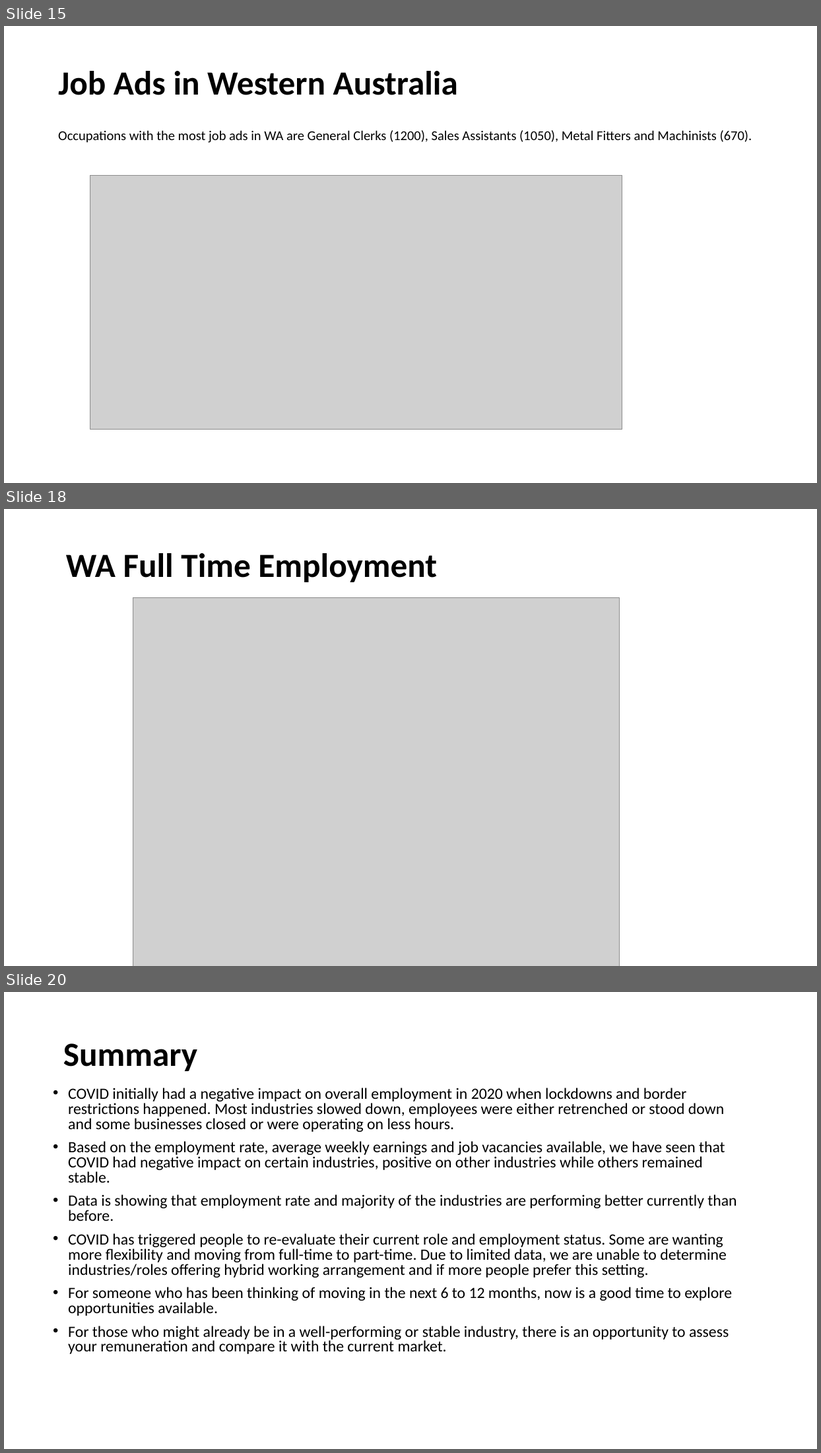
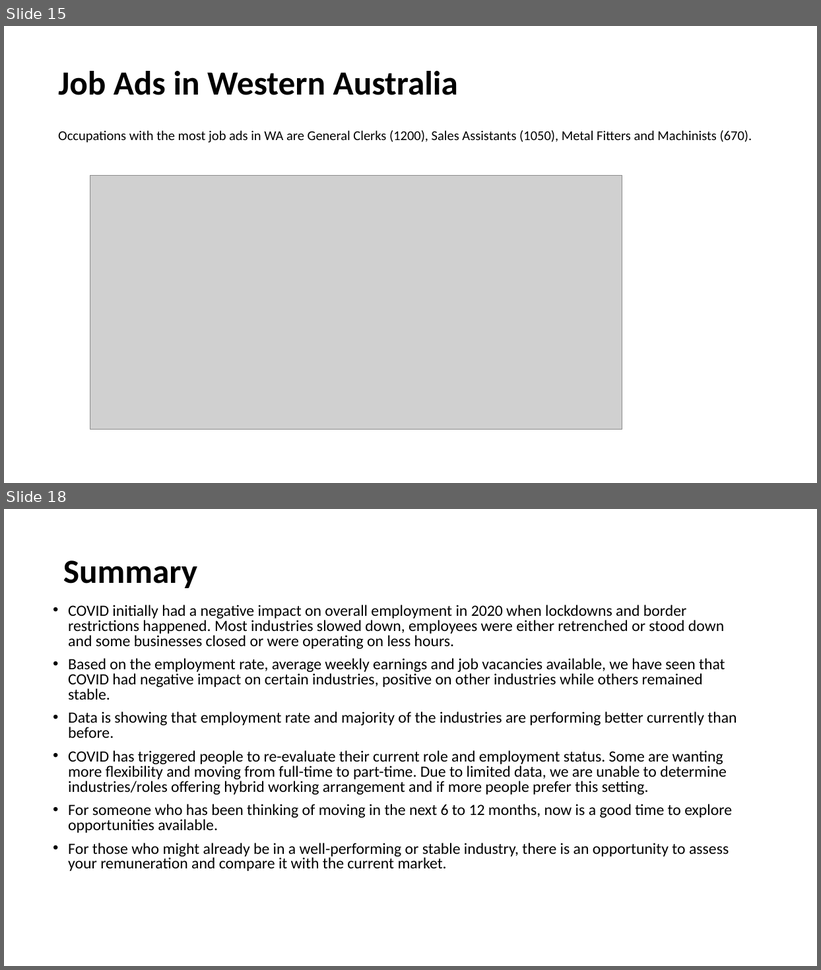
Before and after one commit to CarmenK2/GroupProject1, a slide deck: Final PPT Presentation.pptx. Shown one above the other, each under a label of ours: slides 15, 18 and 20 before the commit, slides 15 and 18 after it; the slides between them are not shown. The pictures are 821x1453 and 821x970 pixels, drawn with LibreOffice and Linux fonts; fonts in the diff are those of the drawing; grey boxes stand for pictures. Boxes give left, top, right and bottom in pixels: in the first picture for what was removed or moved away, otherwise in the second. Text is boxed around its words. In the diff, an @@ line names an element or a change of style, - is before the commit and + after.

```diff
--- a/Final PPT Presentation.pptx
+++ b/Final PPT Presentation.pptx
@@ slide 18 removed at (4, 509, 817, 966), background #FFFFFF @@
@@ title removed at (66, 553, 437, 582) @@
-WA Full Time Employment
@@ picture removed at (133, 597, 620, 966) @@
@@ what was slide 20 is now slide 18 @@
```
Also in this commit, not shown: 2 slides added, 3 other slides removed.
